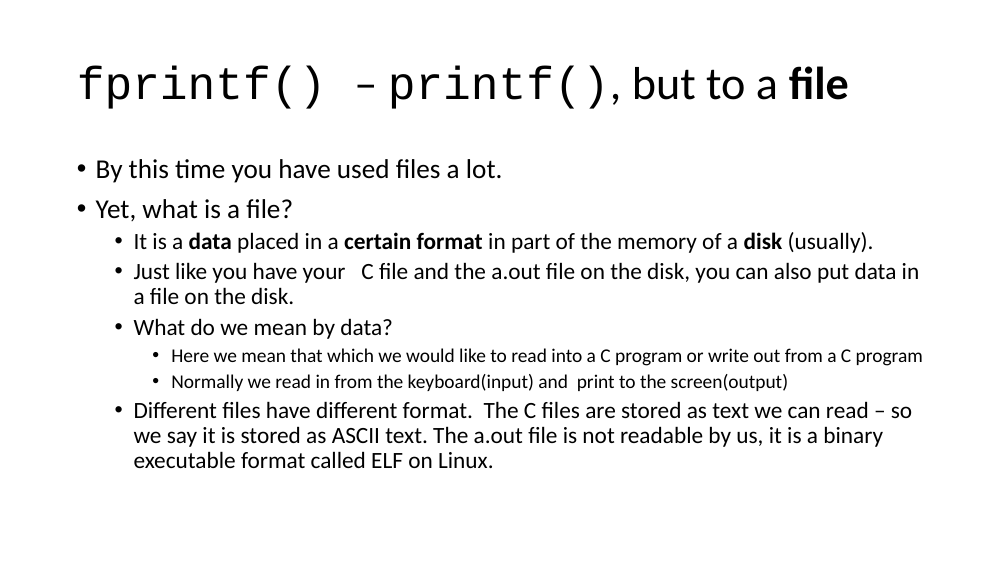
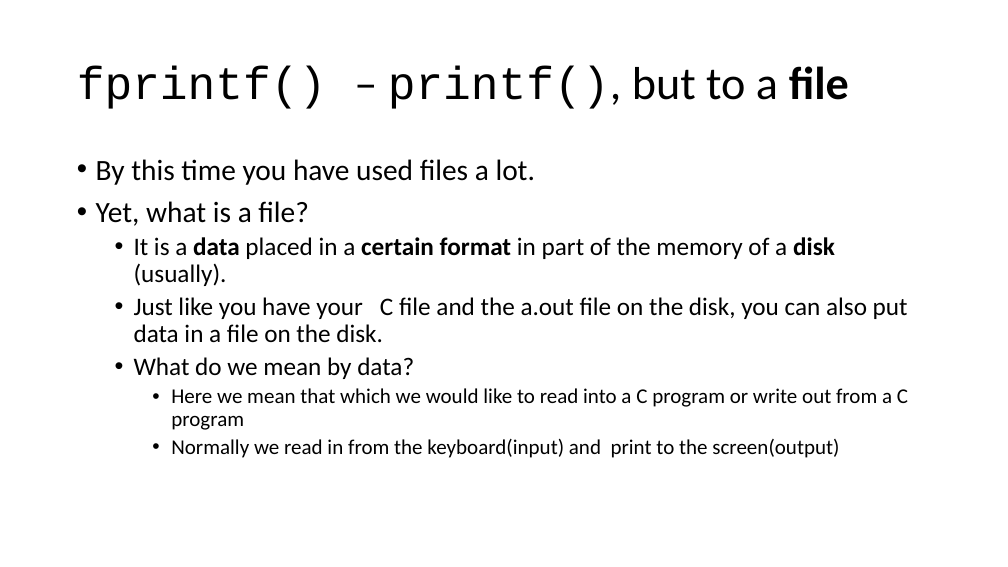
Before and after one commit to rbadrinath/FCP, a slide deck: slide 2 of slides/15-FileIO.pptx. Drawn at 1008x567 pixels with LibreOffice and Linux fonts; fonts in the diff are those of the drawing. Boxes give left, top, right and bottom in pixels: in the first picture for what was removed or moved away, otherwise in the second. Text is boxed around its words. In the diff, an @@ line names an element or a change of style, - is before the commit and + after.

```diff
--- a/slides/15-FileIO.pptx
+++ b/slides/15-FileIO.pptx
@@ text "By this time you have ..." at (96,159,908,458): size 25.9 to 28 pt in "By this time you have used files ...", "Yet, what is a file?"; size 22.2 to 24 pt in "It is a data placed in a ...", "Just like you have your C file ...", "What do we mean by data?"; size 18.5 to 20 pt in "Here we mean that which we would ...", "Normally we read in from the keyboard(input) ..." @@
@@ text at (134,401,912,468): paragraph removed @@
-  • Different files have different format. The C files are stored as text we can read – so we say it is stored as ASCII text. The a.out file is not readable by us, it is a binary executable format called ELF on Linux.
```
Also in this commit, not shown: 4 other slides changed, 3 slides added, 3 other files.
